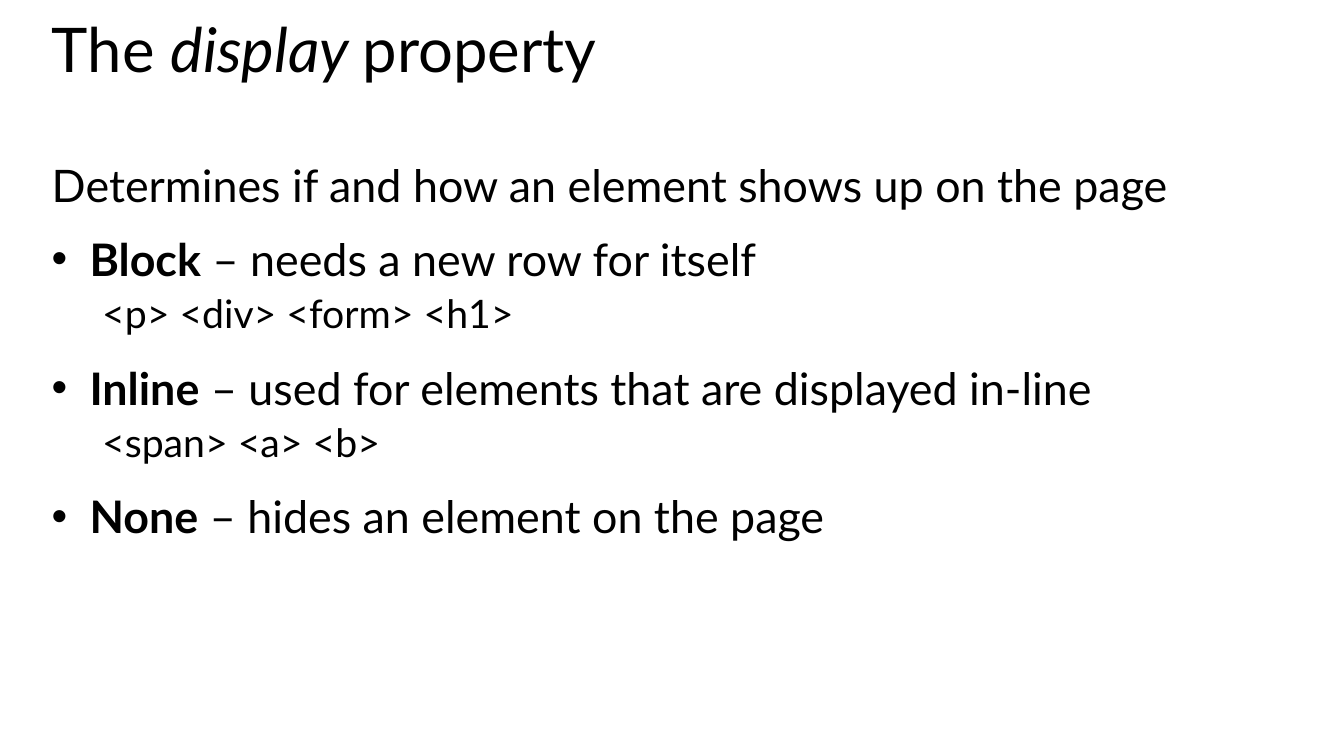
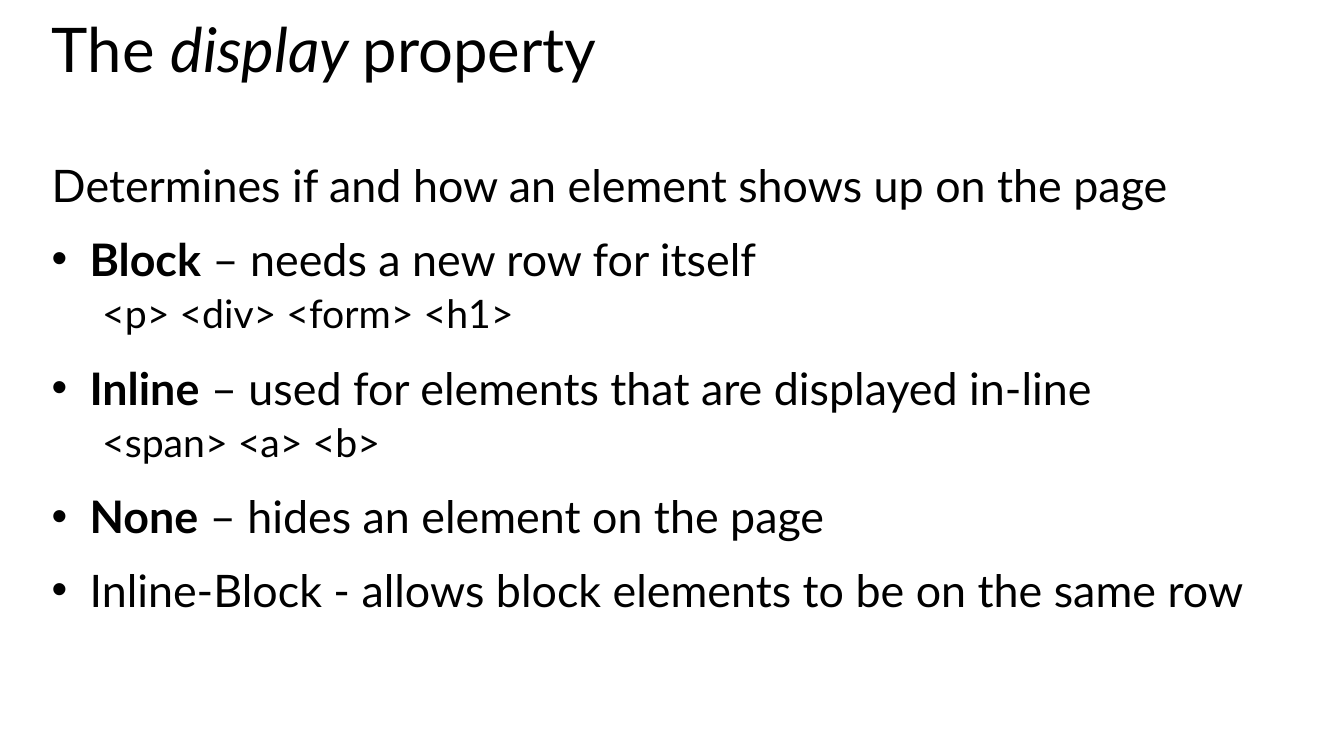
Before and after one commit to CharaD7/CSS-Style, a slide deck: slide 4 of Slides/Module 3.pptx. Drawn at 1344x756 pixels with LibreOffice and Linux fonts; fonts in the diff are those of the drawing. Boxes give left, top, right and bottom in pixels: in the first picture for what was removed or moved away, otherwise in the second. Text is boxed around its words. In the diff, an @@ line names an element or a change of style, - is before the commit and + after.

```diff
--- a/Slides/Module 3.pptx
+++ b/Slides/Module 3.pptx
@@ text at [90, 574, 1244, 608]: paragraph added @@
+• Inline-Block - allows block elements to be on the same row
```
Also in this commit, not shown: 2 other slides changed, 1 slide added, 1 slide removed, 3 other files.
